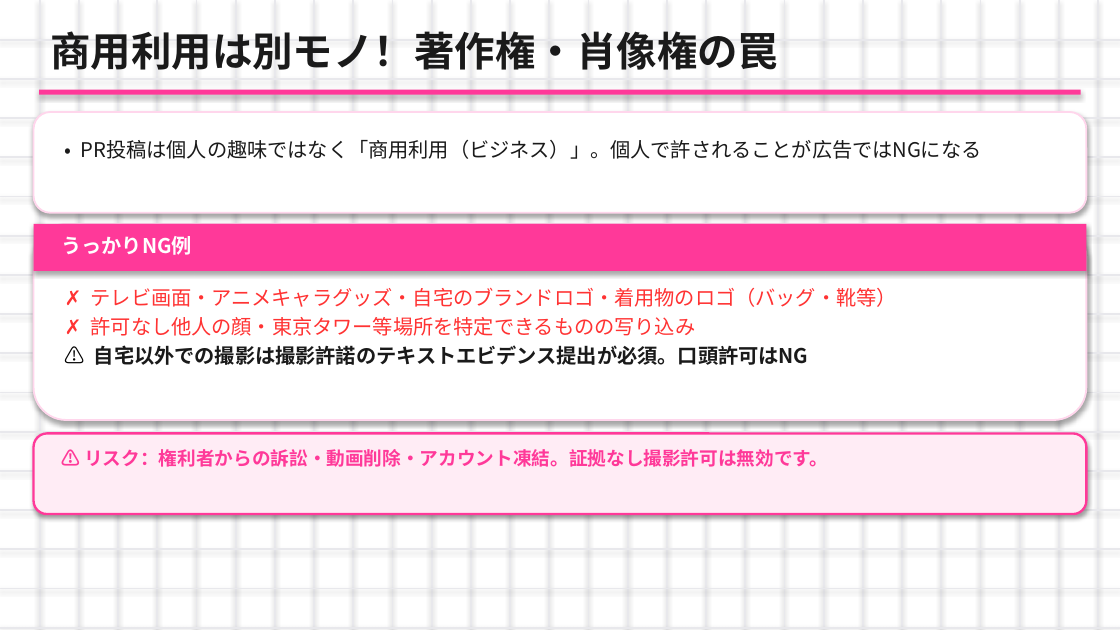
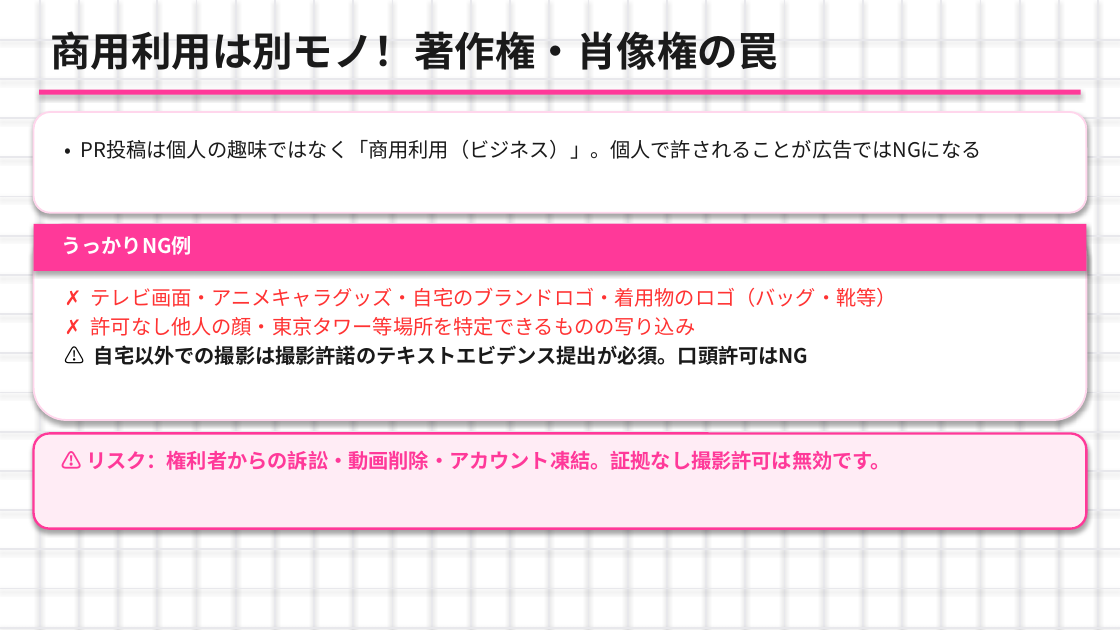
Before and after one commit to nagasawakai-eng/torihada-pptx-editor, a slide deck: slide 18 of TORIHADA_第2週_研修資料.pptx. Drawn at 1120x630 pixels with LibreOffice and Linux fonts; fonts in the diff are those of the drawing. Boxes give left, top, right and bottom in pixels: in the first picture for what was removed or moved away, otherwise in the second. Text is boxed around its words. In the diff, an @@ line names an element or a change of style, - is before the commit and + after.

Commit message:
第2週 重要ボックスの文字見切れを修正（高さ・フォントサイズ調整）

```diff
--- a/TORIHADA_第2週_研修資料.pptx
+++ b/TORIHADA_第2週_研修資料.pptx
@@ rounded rectangle: place and size @@
-rounded rectangle at <box>34,433,1086,514</box>
+rounded rectangle at <box>34,433,1086,529</box>
@@ text "⚠️ リスク：権利者からの訴訟・動画削除・アカウント凍結。証拠なし撮影許可は無効です。" at <box>86,450,891,470</box>: size 12 to 13 pt @@
```
Also in this commit, not shown: 9 other slides changed.
